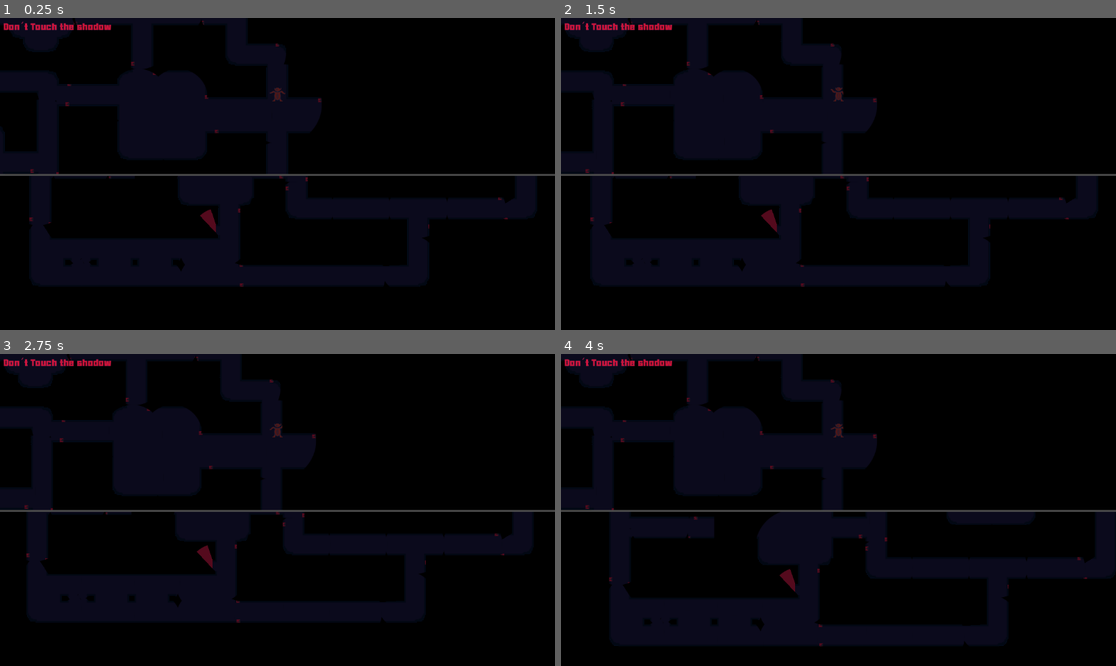
Above: before the commit, frames 1-4 (two rows, left to right).
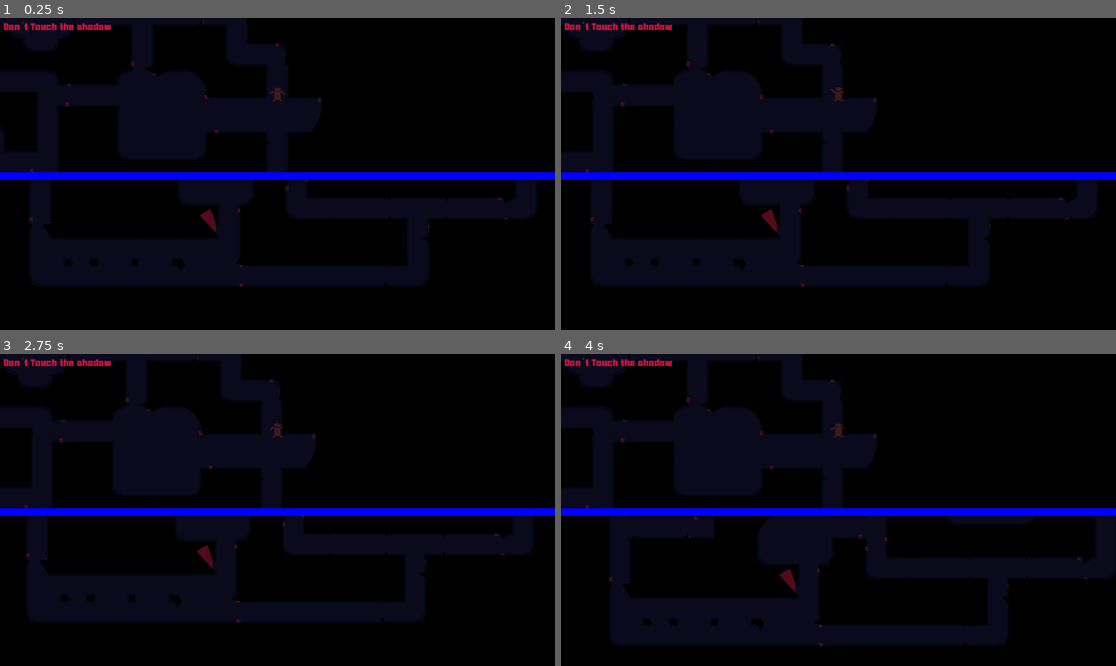
Above: after the commit, the same moments.

Repository: AlejanDroox/light-shadow
Game: Godot game, scene res://scenas/main.tscn
Two runs of this game, one before a commit and one after it. Both use one fixed random seed, a clock stepped at 60 frames per second and the inputs below. The engine's default icon, where the game draws it, is replaced by a stand-in: a white triangle on a blue panel in a dark square. Sound files missing from this copy of the repository are replaced by a short silence.
Inputs:
- Up to frame 1 (0.25 s): no input
- Up to frame 2 (1.5 s): tap Enter (ui_accept) at 0.5, 0.77, 1.25 s; hold Right (ui_right) 0.53-1.28 s; hold , (interactuar1) 0.53-1.28 s; hold S (mov_down) from 1.28 s (still down); tap F (interactuar2) at 1.35 s
- Up to frame 3 (2.75 s): tap Enter (ui_accept) at 1.52, 2 s; release S (mov_down) at 2.03 s; hold Right (ui_right) from 2.03 s (still down); tap D (mov_rigth) at 2.1 s
- Up to frame 4 (4 s): tap Enter (ui_accept) at 2.75, 3.02, 3.77 s; release Right (ui_right) at 2.78 s; hold W (mov_up) 2.78-3.53 s; tap , (interactuar1) at 2.85 s; hold A (mov_left) from 3.53 s (still down); hold F (interactuar2) from 3.53 s (still down)

The runs differ from the first frame. In frame 1, 2.7% of the frame differs, in the area x 0-100%, y 49-52%; in frame 2, 2.7%; in frame 3, 2.7%; in frame 4, 2.7%.

Commit message:
add_line_separetor

Diff:
--- a/scenas/main.tscn
+++ b/scenas/main.tscn
@@ -38,4 +38,11 @@
 [node name="Musica_Juego" type="AudioStreamPlayer2D" parent="."]
 stream = ExtResource("6_vpo0p")
 
+[node name="CanvasLayer" type="CanvasLayer" parent="."]
+
+[node name="Polygon2D" type="Polygon2D" parent="CanvasLayer"]
+position = Vector2(0, 322)
+color = Color(0, 0, 1, 1)
+polygon = PackedVector2Array(-1, -2, 1154, -2, 1154, 14, -2, 14)
+
 [connection signal="finished" from="Musica_Juego" to="." method="_on_musica_juego_finished"]
